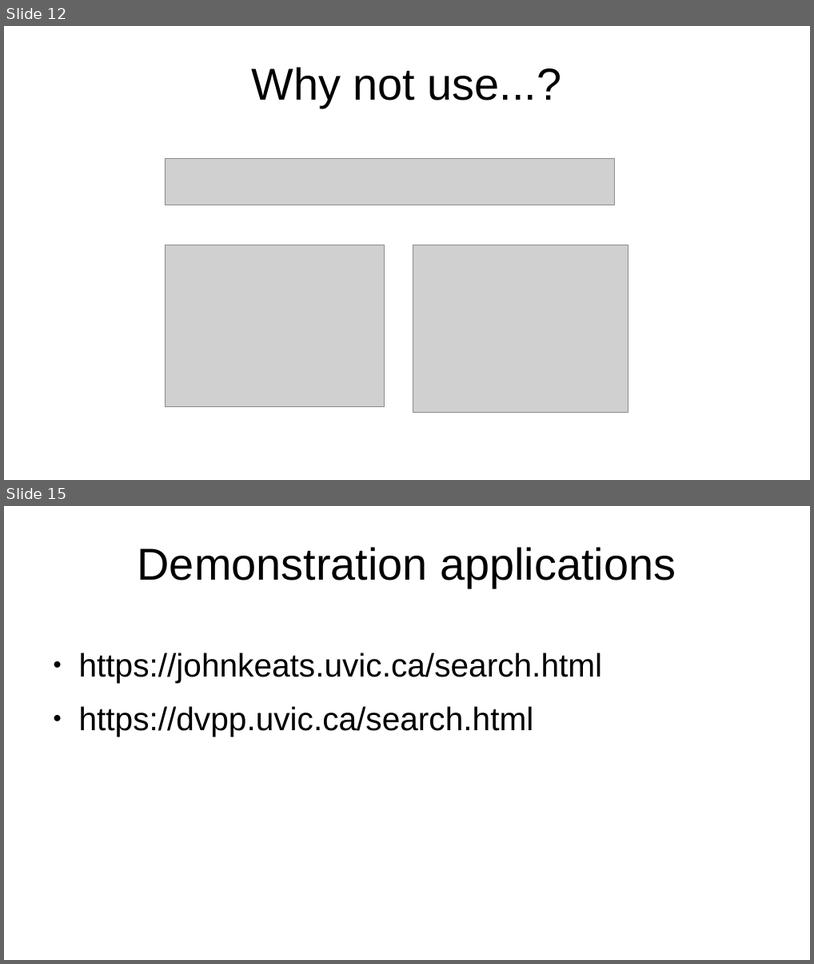
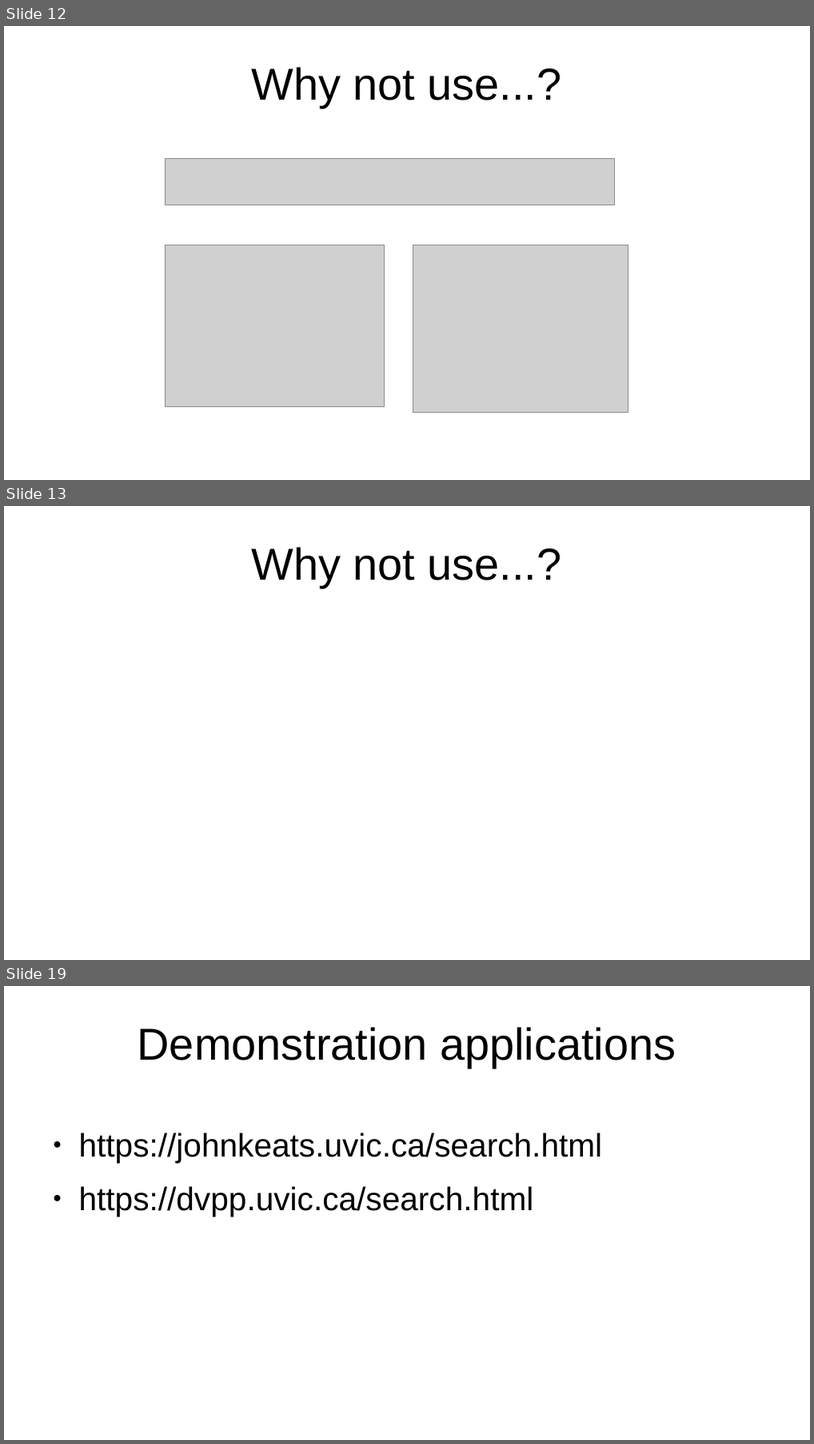
Before and after one commit to projectEndings/Endings, a slide deck: presentations/dhsi2020/staticSearch.odp. Shown one above the other, each under a label of ours: slides 12 and 15 before the commit, slides 12, 13 and 19 after it; the slides between them are not shown. The pictures are 814x964 and 814x1444 pixels, drawn with LibreOffice and Linux fonts; fonts in the diff are those of the drawing; grey boxes stand for pictures. Boxes give left, top, right and bottom in pixels: in the first picture for what was removed or moved away, otherwise in the second. Text is boxed around its words. In the diff, an @@ line names an element or a change of style, - is before the commit and + after.

```diff
--- a/presentations/dhsi2020/staticSearch.odp
+++ b/presentations/dhsi2020/staticSearch.odp
@@ slide 13 added at (x1=4, y1=506, x2=810, y2=960), background #FFFFFF @@
@@ title added at (x1=252, y1=547, x2=562, y2=588), 44 pt, text #000000 @@
+Why not use...?
@@ what was slide 15 is now slide 19 @@
```
Also in this commit, not shown: 5 slides changed, 3 other slides added, 2 other files.
